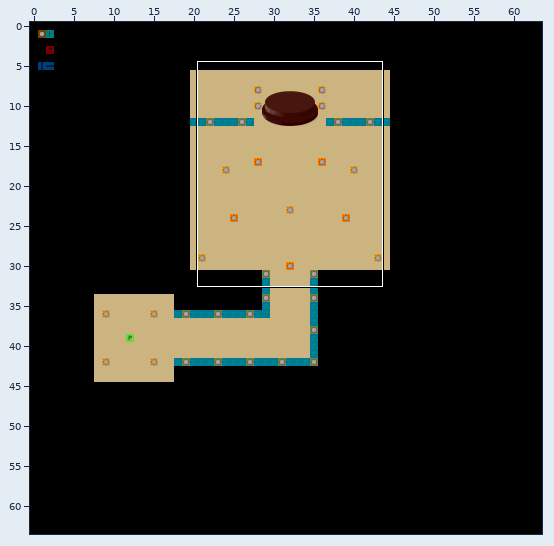
An edit to a level. Tiled map, assets-src/maps/boss.tmx. Above: a wide view before the commit, with the close-up outlined.
Close-up. Earlier state:
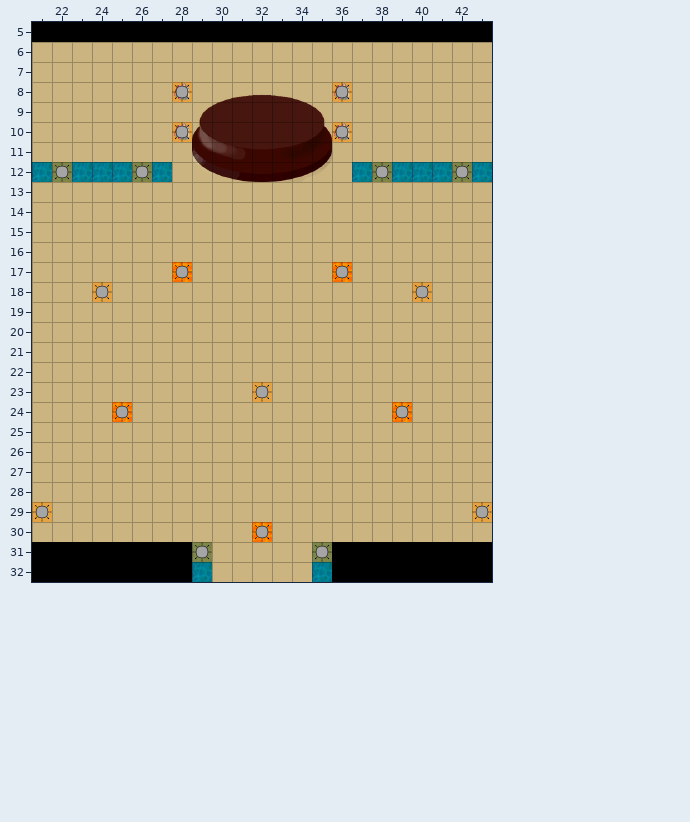
Cells are 32x32 px. Shown: x 21..43, y 5..32. The commit also changed other parts of the map, which this record leaves out.
Now the later version:
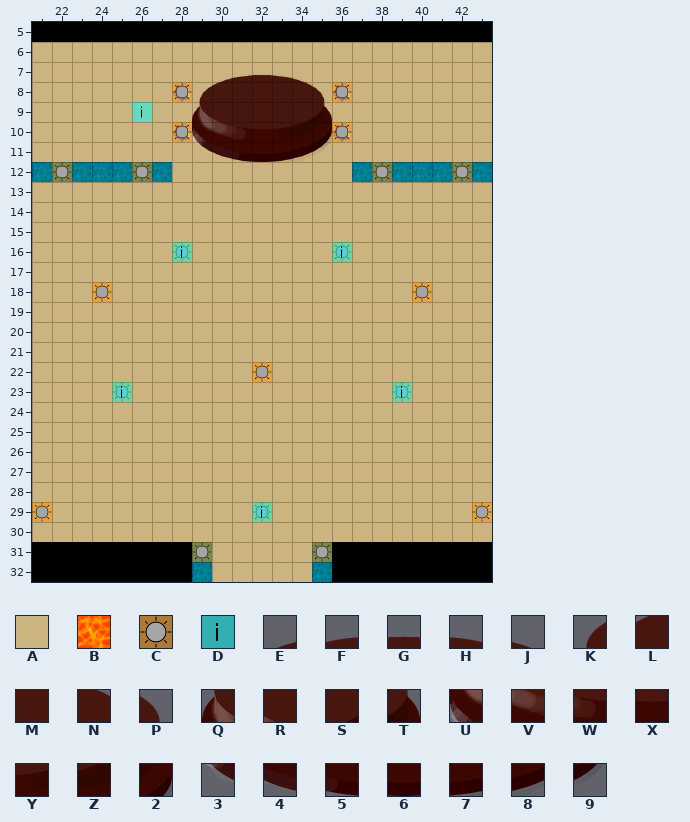
Key: from "basic": A 1, B 6; from "items": C 0, D 5; from "trone": E 1, F 2, G 3, H 4, J 5, K 7, L 8, M 9, N 12, P 13, Q 14, R 15, S 19, T 20, U 21, V 22, W 23, X 24, Y 25, Z 26, 2 27, 3 28, 4 29, 5 30, 6 31, 7 32, 8 33, 9 34.
_ is an empty cell, . an unchanged one.
Objects are placed by their top-left corner, in cells (3,4 is the top-left corner of cell 3,4); size is 1x1 cell unless given.
Edits made:
--- layer "map"
@@ x 28..36 @@
-17 B.......B
+17 A.......A
@@ x 25..39 @@
-24 B.............B
+24 A.............A
@@ x 32..32 @@
-30 B
+30 A
--- layer "overlay"
@@ x 29..35 @@
- 7 ._____.
- 8 _EFGHJ_
- 9 KL...NP
-10 QR..MST
-11 UVWXYZ2
-12 3456789
+ 7 .EFGHJ.
+ 8 KLMMMNP
+ 9 QR...ST
+10 UV..YZ2
+11 3456789
+12 _______
--- layer "lights"
-C "LightLava" at 28,17
+C "LightLava" at 28,16
-C "LightLava" at 36,17
+C "LightLava" at 36,16
-C "LightD" at 32,23
+C "LightD" at 32,22
-C "LightLava" at 39,24
+C "LightLava" at 39,23
-C "LightLava" at 25,24
+C "LightLava" at 25,23
-C "LightLava" at 32,30
+C "LightLava" at 32,29
--- layer "items"
+D "matt" at 26,9
+D "clock" at 28,16
+D "blood" at 36,16
+D "chair" at 39,23
+D "carnivorousPlant" at 25,23
+D "collar" at 32,29
Pixel boxes of the changes (left, top, right, bottom) in both close-ups:
changed: (192, 74, 332, 182)
added: (132, 102, 152, 122)
changed: (172, 242, 192, 282)
changed: (332, 242, 352, 282)
changed: (252, 362, 272, 402)
changed: (112, 382, 132, 422)
changed: (392, 382, 412, 422)
changed: (252, 502, 272, 542)
